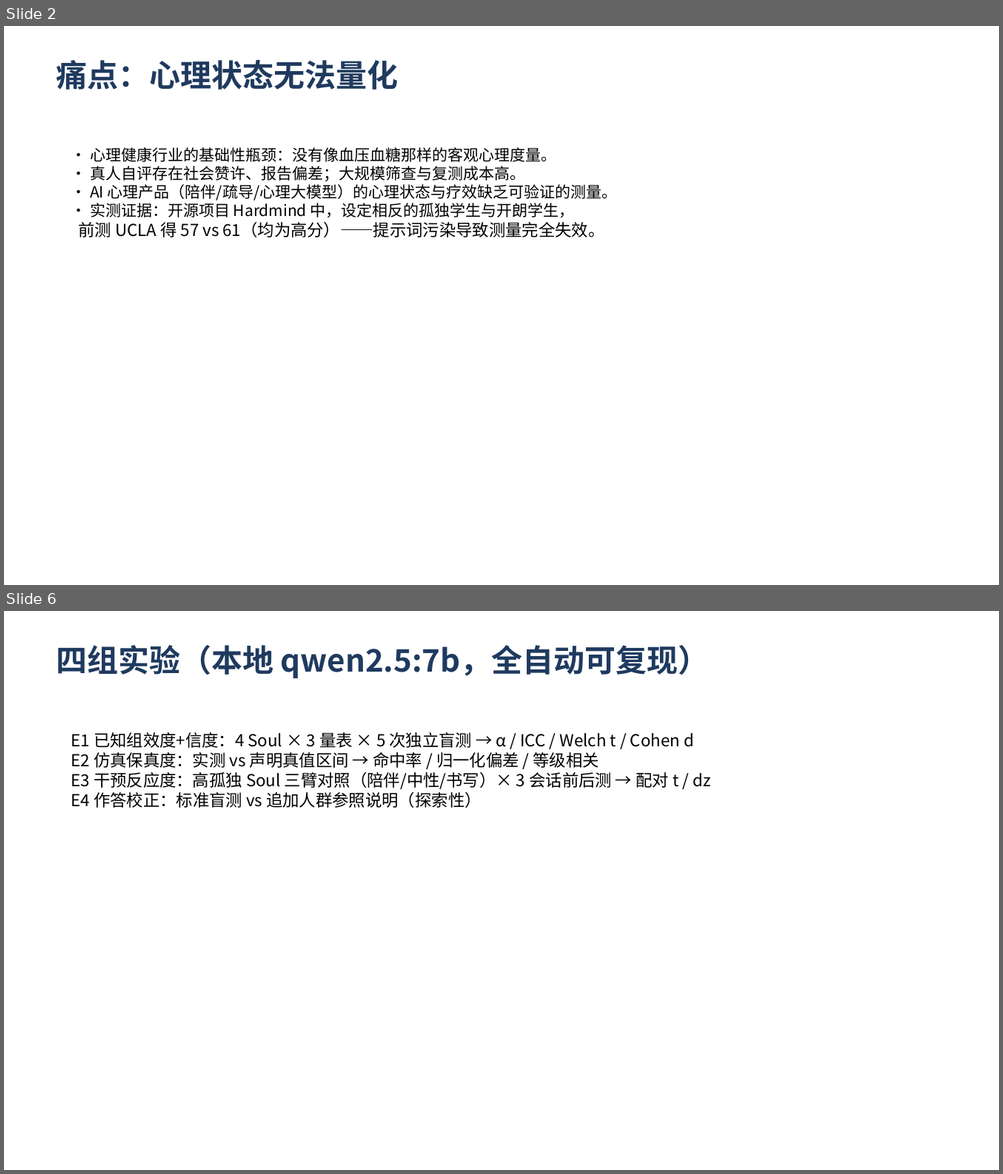
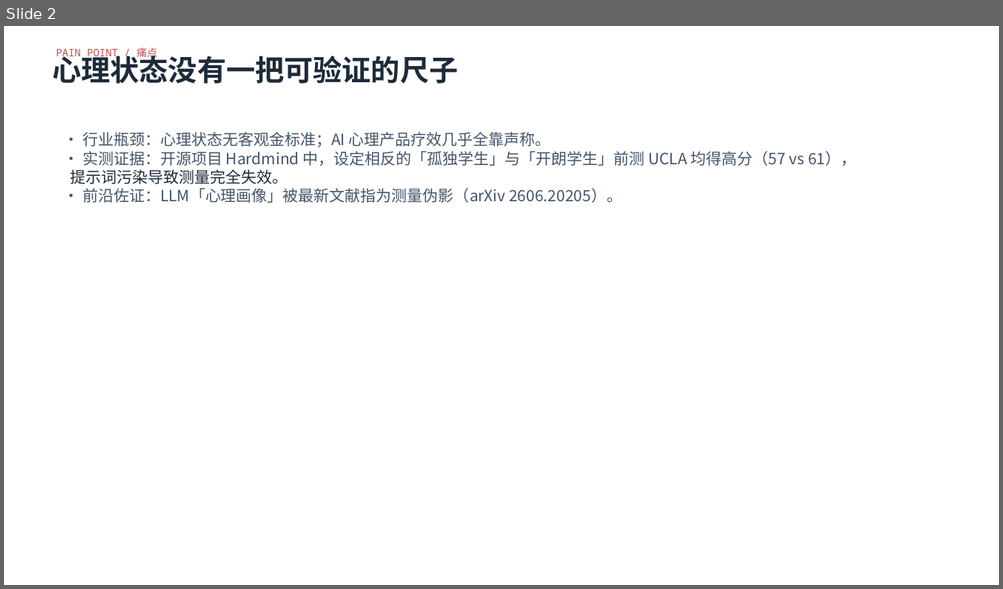
Before and after one commit to lizhong0525/Hardmind, a slide deck: docs/答辩PPT_心镜.pptx. Shown one above the other, each under a label of ours: slides 2 and 6 before the commit, slide 2 after it; the slides between them are not shown. The pictures are 1003x1174 and 1003x589 pixels, drawn with LibreOffice and Linux fonts; fonts in the diff are those of the drawing. Boxes give left, top, right and bottom in pixels: in the first picture for what was removed or moved away, otherwise in the second. Text is boxed around its words. In the diff, an @@ line names an element or a change of style, - is before the commit and + after.

Commit message:
E5-E8 实验数据与图表、四张概念图、五维榜单、视觉身份与报告刷新

```diff
--- a/docs/答辩PPT_心镜.pptx
+++ b/docs/答辩PPT_心镜.pptx
@@ slide 6 removed at (4, 611, 999, 1170), background #FFFFFF @@
@@ text removed at (56, 645, 709, 678) @@
-四组实验（本地 qwen2.5:7b，全自动可复现）
@@ text removed at (71, 732, 710, 808) @@
-E1 已知组效度+信度：4 Soul × 3 量表 × 5 次独立盲测 → α / ICC / Welch t / Cohen d
-E2 仿真保真度：实测 vs 声明真值区间 → 命中率 / 归一化偏差 / 等级相关
-E3 干预反应度：高孤独 Soul 三臂对照（陪伴/中性/书写）× 3 会话前后测 → 配对 t / dz
-E4 作答校正：标准盲测 vs 追加人群参照说明（探索性）
@@ slide 2 changed as well @@
@@ text at (56, 47, 157, 59): text changed; size 30 to 10 pt; font Noto Sans CJK SC to Noto Sans Mono; text colour #1F3A5F to #C0504D; bold off @@
-痛点：心理状态无法量化
+PAIN POINT / 痛点
@@ text added at (52, 51, 458, 84), 28 pt, text #1D2A3A, bold @@
+心理状态没有一把可验证的尺子
@@ text at (71, 132, 856, 203): text changed; text colour #000000 to #42546B @@
-• 心理健康行业的基础性瓶颈：没有像血压血糖那样的客观心理度量。
-• 真人自评存在社会赞许、报告偏差；大规模筛查与复测成本高。
-• AI 心理产品（陪伴/疏导/心理大模型）的心理状态与疗效缺乏可验证的测量。
-• 实测证据：开源项目 Hardmind 中，设定相反的孤独学生与开朗学生，
-前测 UCLA 得 57 vs 61（均为高分）——提示词污染导致测量完全失效。
+• 行业瓶颈：心理状态无客观金标准；AI 心理产品疗效几乎全靠声称。
+• 实测证据：开源项目 Hardmind 中，设定相反的「孤独学生」与「开朗学生」前测 UCLA 均得高分（57 vs 61），
+提示词污染导致测量完全失效。
+• 前沿佐证：LLM「心理画像」被最新文献指为测量伪影（arXiv 2606.20205）。
```
Also in this commit, not shown: 5 other slides changed, 6 slides added, 5 other slides removed, 33 other files.
